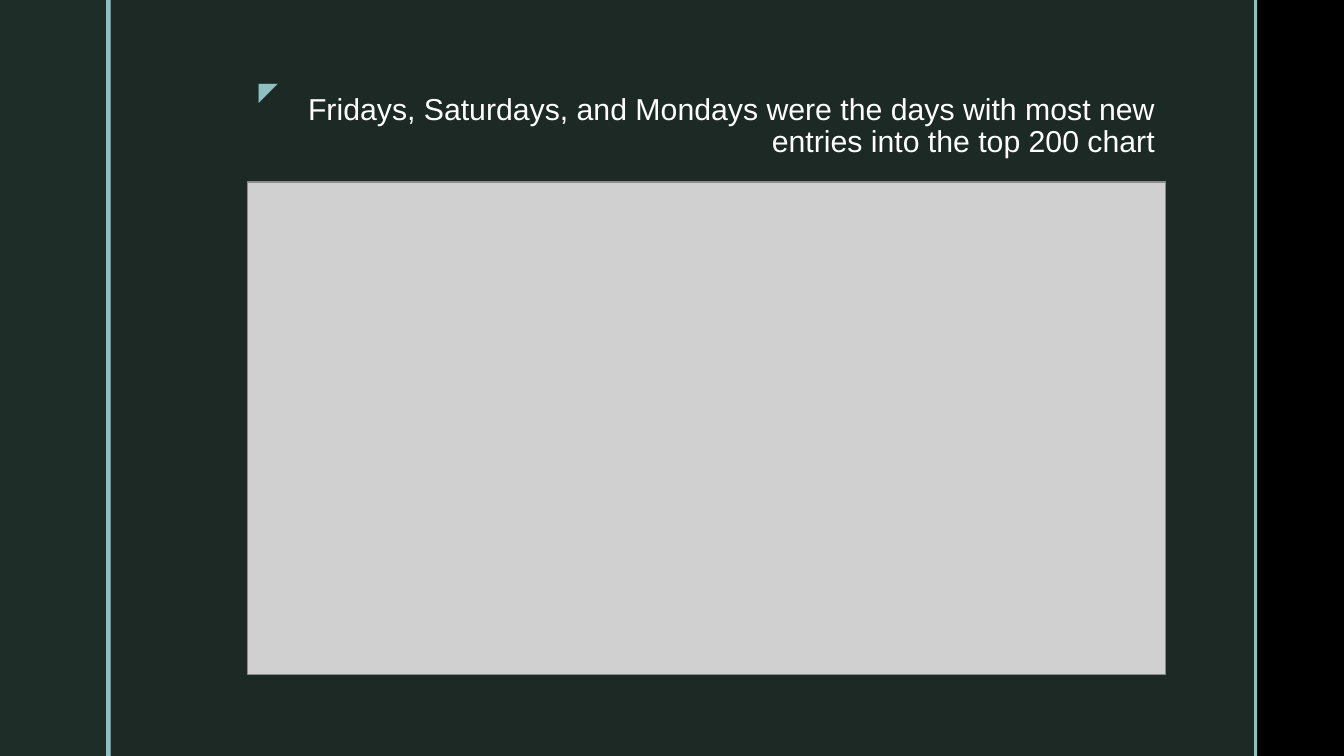
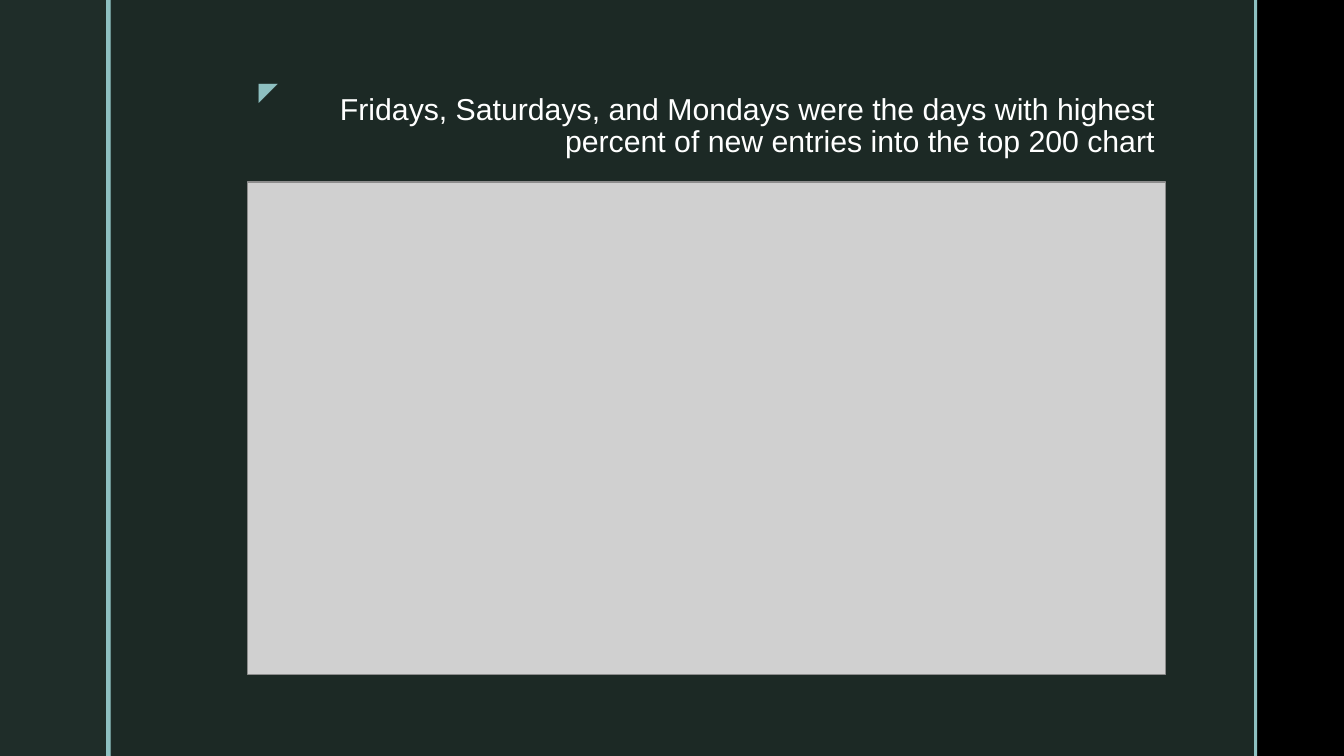
Before and after one commit to dynacao/streaming_spotify, a slide deck: slide 8 of presentation_spotify_YC.pptx (slide 5 before the commit). Drawn at 1344x756 pixels with LibreOffice and Linux fonts; fonts in the diff are those of the drawing; grey boxes stand for pictures; background and template pictures are left out. Boxes give left, top, right and bottom in pixels: in the first picture for what was removed or moved away, otherwise in the second. Text is boxed around its words. In the diff, an @@ line names an element or a change of style, - is before the commit and + after.

```diff
--- a/presentation_spotify_YC.pptx
+++ b/presentation_spotify_YC.pptx
@@ title at box(340, 98, 1154, 159): text changed @@
-Fridays, Saturdays, and Mondays were the days with most new entries into the top 200 chart
+Fridays, Saturdays, and Mondays were the days with highest percent of new entries into the top 200 chart
```
Also in this commit, not shown: 3 other slides changed, 8 slides added, 2 slides removed, 1 other file.
